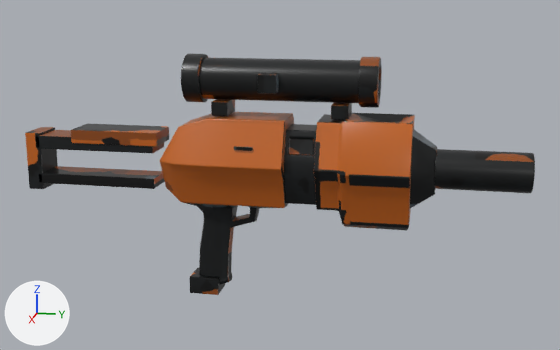
The Blender file tools/cq_assets/modular_authoring/scout_pistol.blend, before and after one commit.
Before and after are seen from a 50 mm lens placed at (1.013, 0.288, 0.344), pointed at (-0.004, 0.084, 0.09). Every picture has the same lights, and +X, +Y and +Z are marked at lower left. The picture after the commit comes second.

Objects in the first picture: 'InsertedAmmo', 'scout_pistol' and 1 more.
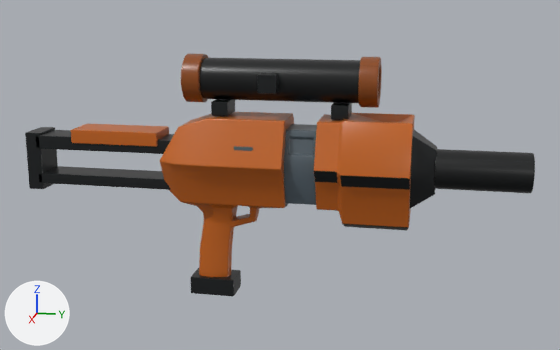
Where the newer file only moved an object's origin or applied its transform, the numbers keep the older frame.

Pixel boxes (x1, y1, x2, y2) of what changed, in the pictures (560 x 350 px; the box of a moved part takes in the faces that stretch with it):
'scout_pistol', reshaped, surface changed: before (25, 54, 535, 284); after (25, 54, 535, 277)
'InsertedAmmo', reshaped, moved (44% wider): before (190, 268, 225, 295); after (190, 268, 241, 296)
part 1 of me_receiver_001, moved or reshaped: before (36, 130, 164, 189); after (36, 130, 174, 190)
part 2 of me_receiver_001, surface changed: before (25, 54, 535, 284); after (25, 54, 535, 277)
part 3 of me_receiver_003, moved or reshaped: before (190, 268, 225, 295); after (191, 268, 241, 296)

What changed in the scene script:
```text
Change me_receiver_001:
    where me_receiver_001.from_pydata(...)  # 2244 vertices, 2223 faces; spans x -0.059..0.059, y -0.277..0.415, z -0.077..0.253
    used by ob_scout_pistol; location = (0.0, 0.0, 0.0)
    me_receiver_001 part 1: all 56 vertices in x -0.024..0.024, y -0.089..-0.087, z 0.068..0.137 are moved by (0.0, 0.039, 0.0)
    me_receiver_001 part 2: texture (UV) coordinates of 2218 of 2223 faces, centred in x -0.059..0.059, y -0.277..0.415, z -0.077..0.252, changed; they spanned u 0.0..1.0, v 0.0..1.0 and now span u 0.0..0.99, v 0.0..1.0
Change me_receiver_003:
    used by ob_insertedammo; location = (0.0, -0.021, -0.0717)
    remove me_receiver_003.from_pydata(...)  # 56 vertices, 54 faces; spans x -0.0196..0.0196, y -0.0214..0.0213, z -0.0126..0.0126
    add me_receiver_003.from_pydata(...)  # 56 vertices, 54 faces; spans x -0.0206..0.0206, y -0.0319..0.0319, z -0.0126..0.0126
    me_receiver_003 part 3: all 14 vertices in x 0.018..0.0196, y 0.0198..0.0213, z -0.0126..0.0126 are moved by (0.001, 0.0105, 0.0)
    other edits to the shape of me_receiver_003 do not show in these pictures
Change ob_insertedammo:
    ob_insertedammo.location: (0.0, -0.021, -0.0717) -> (0.0, -0.0088, -0.0717)
```
